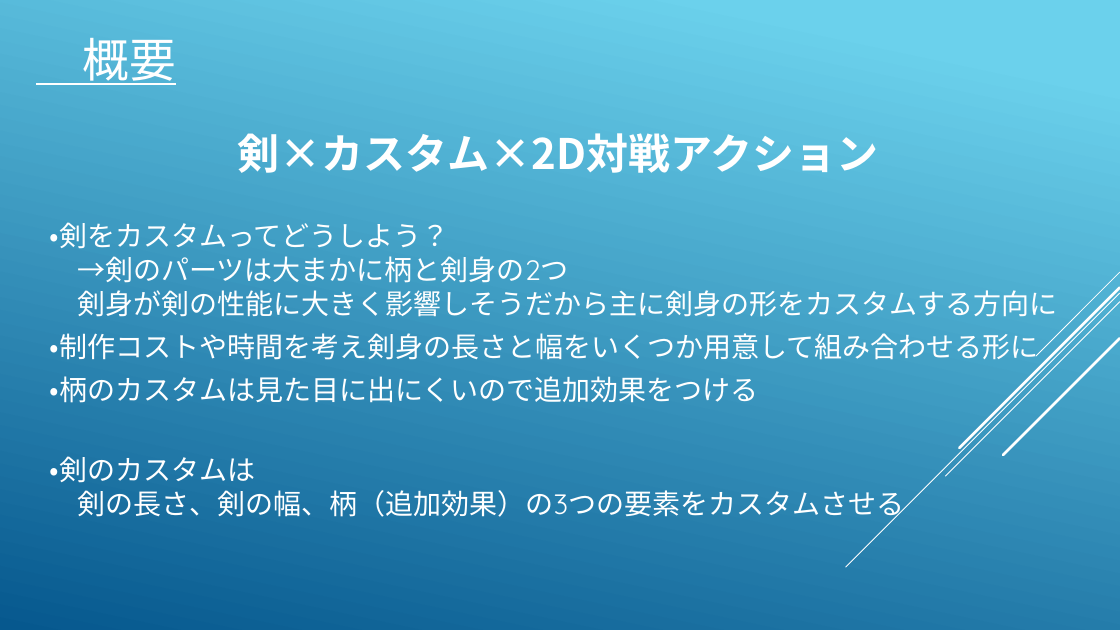
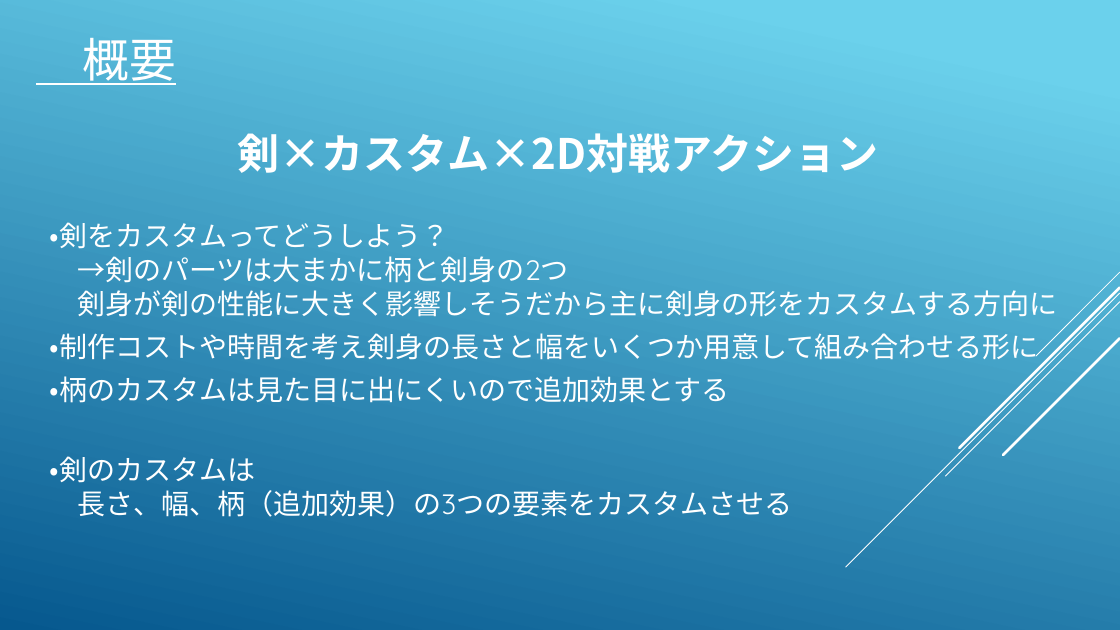
Before and after one commit to koike0723/Aso2020Winter, a slide deck: slide 3 of 企画書.pptx. Drawn at 1120x630 pixels with LibreOffice and Linux fonts; fonts in the diff are those of the drawing. Boxes give left, top, right and bottom in pixels: in the first picture for what was removed or moved away, otherwise in the second. Text is boxed around its words. In the diff, an @@ line names an element or a change of style, - is before the commit and + after.

```diff
--- a/企画書.pptx
+++ b/企画書.pptx
@@ text at bbox=[50, 376, 730, 403]: text changed @@
-・柄のカスタムは見た目に出にくいので追加効果をつける
+・柄のカスタムは見た目に出にくいので追加効果とする
@@ text at bbox=[78, 490, 793, 517]: text changed @@
-剣の長さ、剣の幅、柄（追加効果）の3つの要素をカスタムさせる
+長さ、幅、柄（追加効果）の3つの要素をカスタムさせる
```
Also in this commit, not shown: 1 other slide changed, 1 slide added, 1 slide removed, 7 other files.
